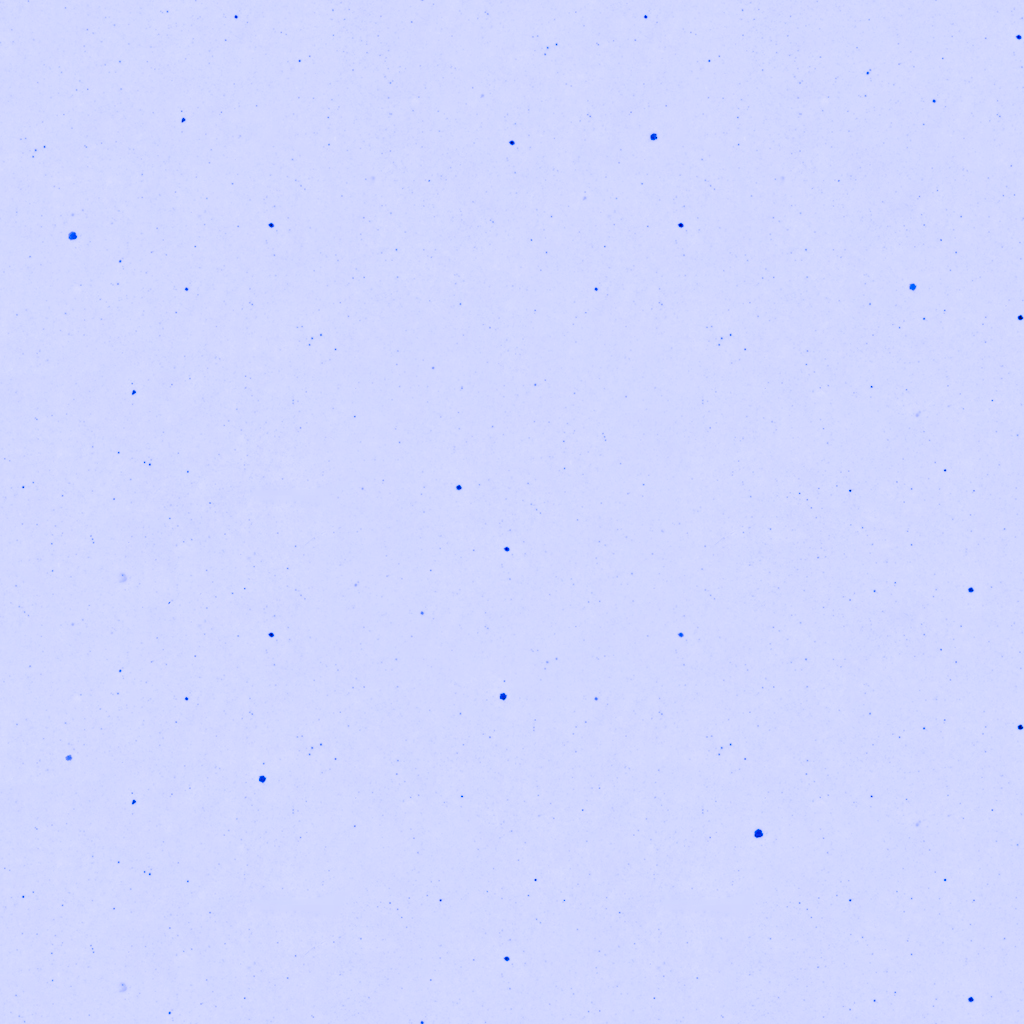
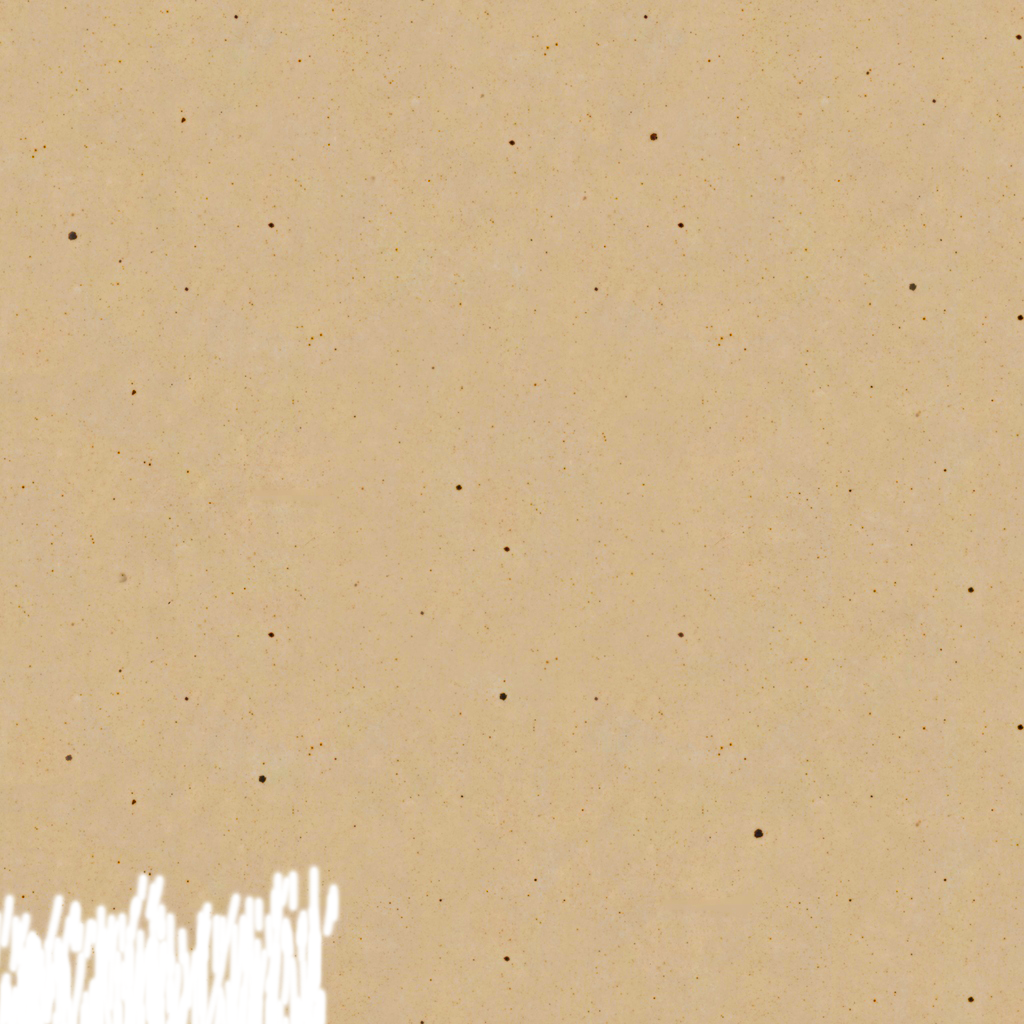
Layered file, before and after one edit (1024x1024). Changes by layer:
removed layer "Poliigon_CeramicPotteryGlazed_10861_BaseColor" over [0, 0, 1024, 1024]
added layer "CeramicTextureSkin" above "Background" over [0, 0, 1024, 1024]
